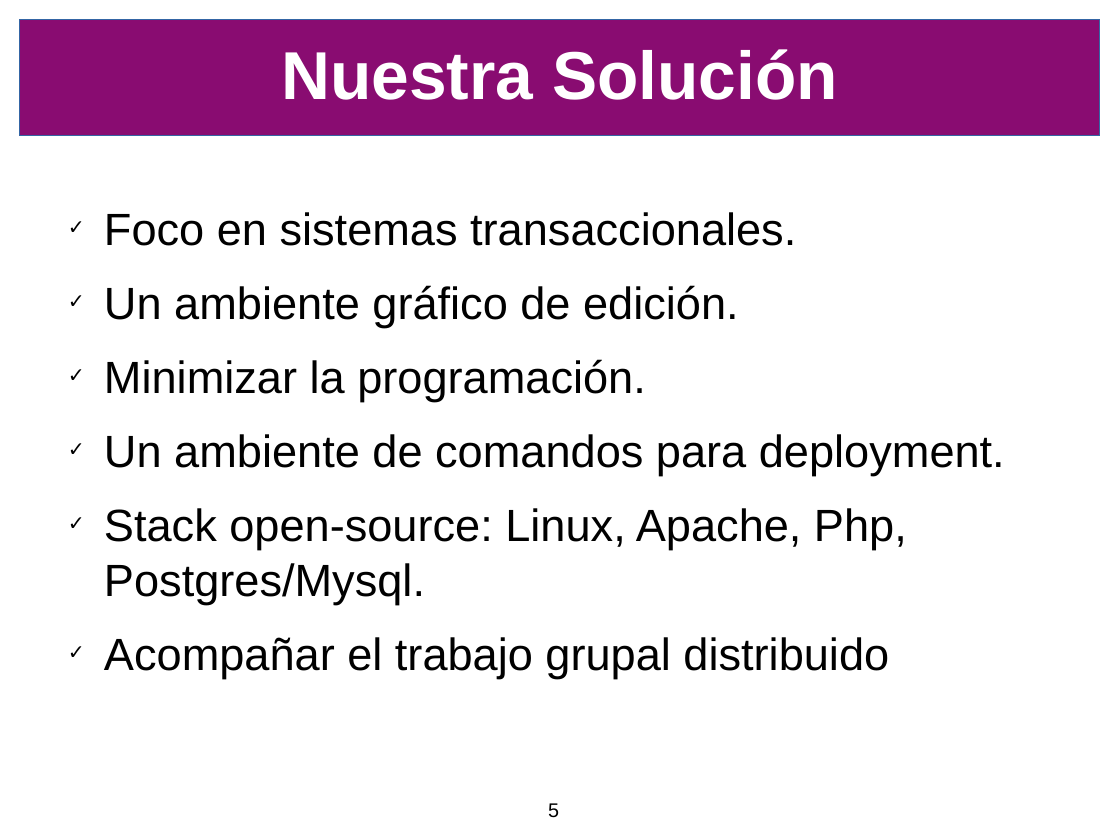
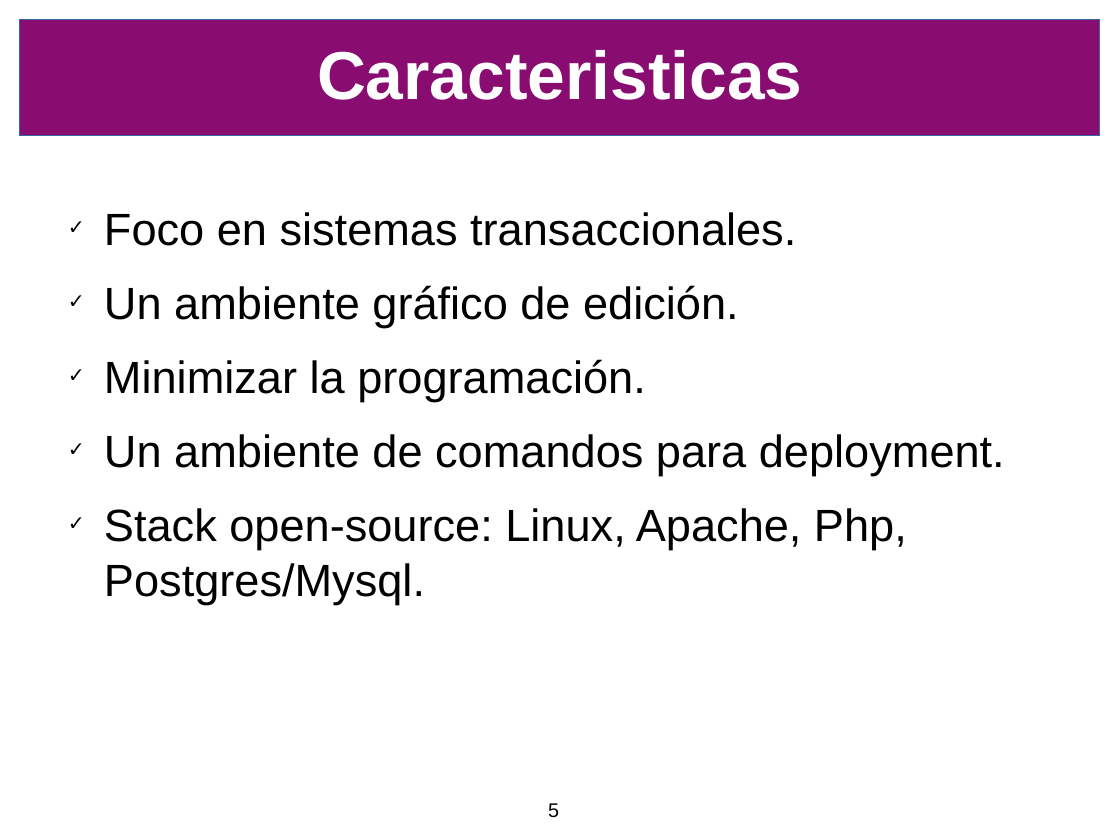
Before and after one commit to SIU-Toba/framework, a slide deck: slide 5 of doc/presentacion/CafeConf2006.odp. Drawn at 1120x840 pixels with LibreOffice and Linux fonts; fonts in the diff are those of the drawing; background and template pictures are left out. Boxes give left, top, right and bottom in pixels: in the first picture for what was removed or moved away, otherwise in the second. Text is boxed around its words. In the diff, an @@ line names an element or a change of style, - is before the commit and + after.

```diff
--- a/doc/presentacion/CafeConf2006.odp
+++ b/doc/presentacion/CafeConf2006.odp
@@ title at (x1=317, y1=50, x2=802, y2=100): text changed @@
-Nuestra Solución
+Caracteristicas
@@ text at (x1=104, y1=637, x2=889, y2=679): paragraph removed @@
-✓ Acompañar el trabajo grupal distribuido
```
Also in this commit, not shown: 6 other slides changed.
